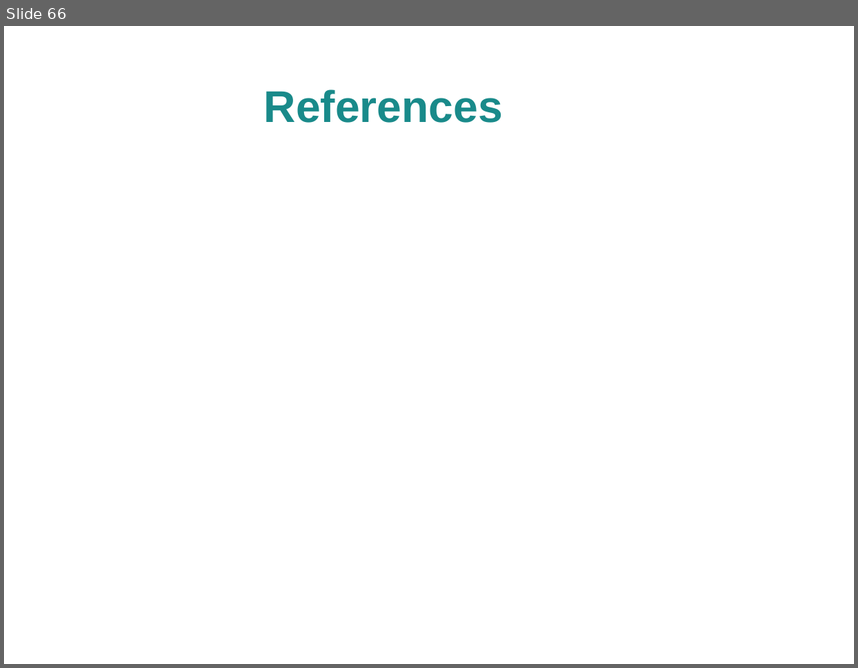
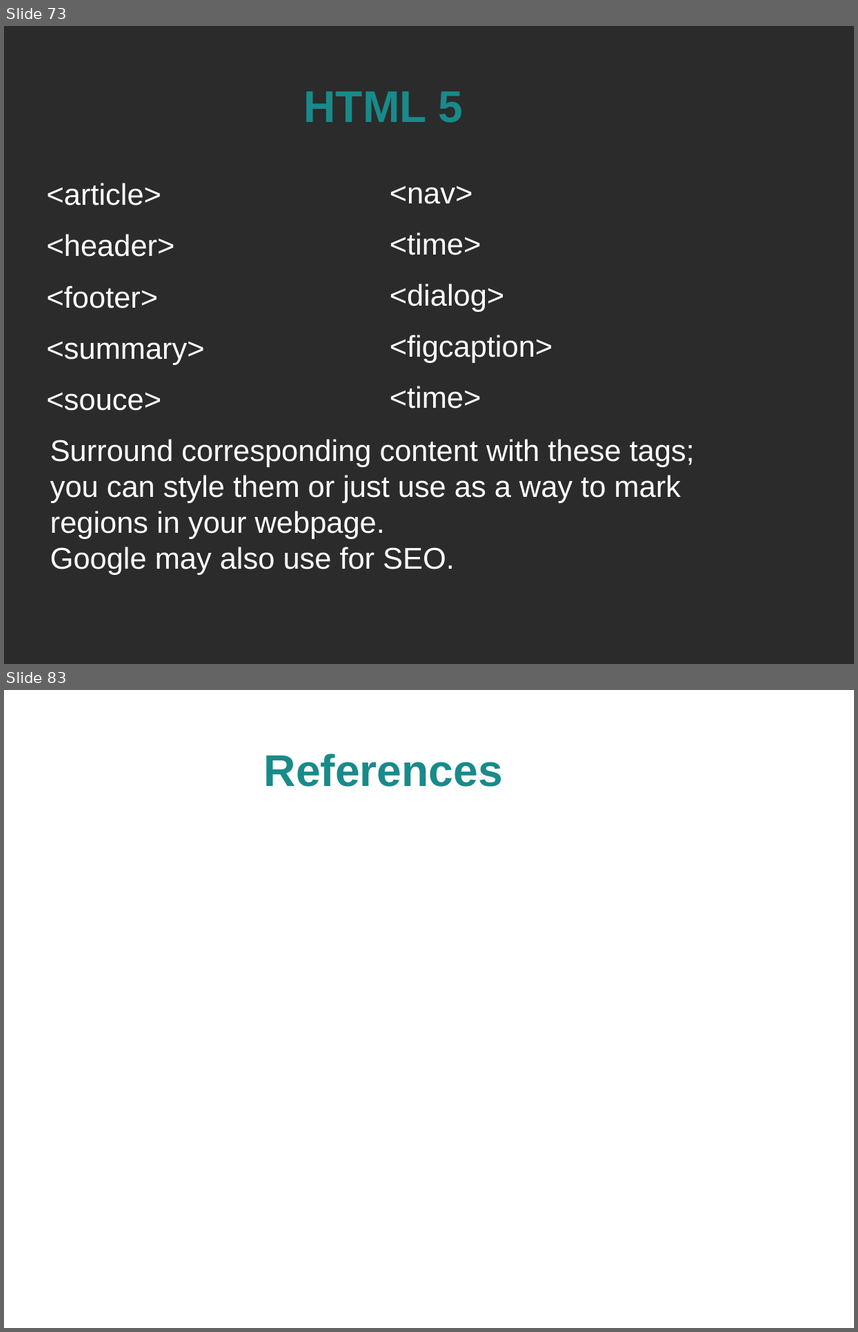
Before and after one commit to spellbindguy/Web-Development, a slide deck: Lectures/03 HTML/HTML.odp. Shown one above the other, each under a label of ours: slide 66 before the commit, slides 73 and 83 after it; the slides between them are not shown. The pictures are 858x668 and 858x1332 pixels, drawn with LibreOffice and Linux fonts; fonts in the diff are those of the drawing; background and template pictures are left out; a plain dark background stands for a picture behind light text. Boxes give left, top, right and bottom in pixels: in the first picture for what was removed or moved away, otherwise in the second. Text is boxed around its words. In the diff, an @@ line names an element or a change of style, - is before the commit and + after.

Commit message:
HTML Lecture slides

```diff
--- a/Lectures/03 HTML/HTML.odp
+++ b/Lectures/03 HTML/HTML.odp
@@ slide 73 added at [4,26,854,664], background picture (left out) @@
@@ title added at [304,92,464,123], 41.4 pt, text #198A8A, bold @@
+HTML 5
@@ text added at [47,183,205,410], 28 pt, text #FFFFFF @@
+<article>
+<header>
+<footer>
+<summary>
+<souce>
@@ text added at [390,186,553,408], 28 pt, text #FFFFFF @@
+<nav>
+<time>
+<dialog>
+<figcaption>
+<time>
@@ text added at [50,439,695,575], 28 pt, text #FFFFFF @@
+Surround corresponding content with these tags; you can style them or just use as a way to mark regions in your webpage.
+Google may also use for SEO.
@@ what was slide 66 is now slide 83 @@
```
Also in this commit, not shown: 5 slides changed, 20 other slides added, 4 slides removed, 1 other file.
